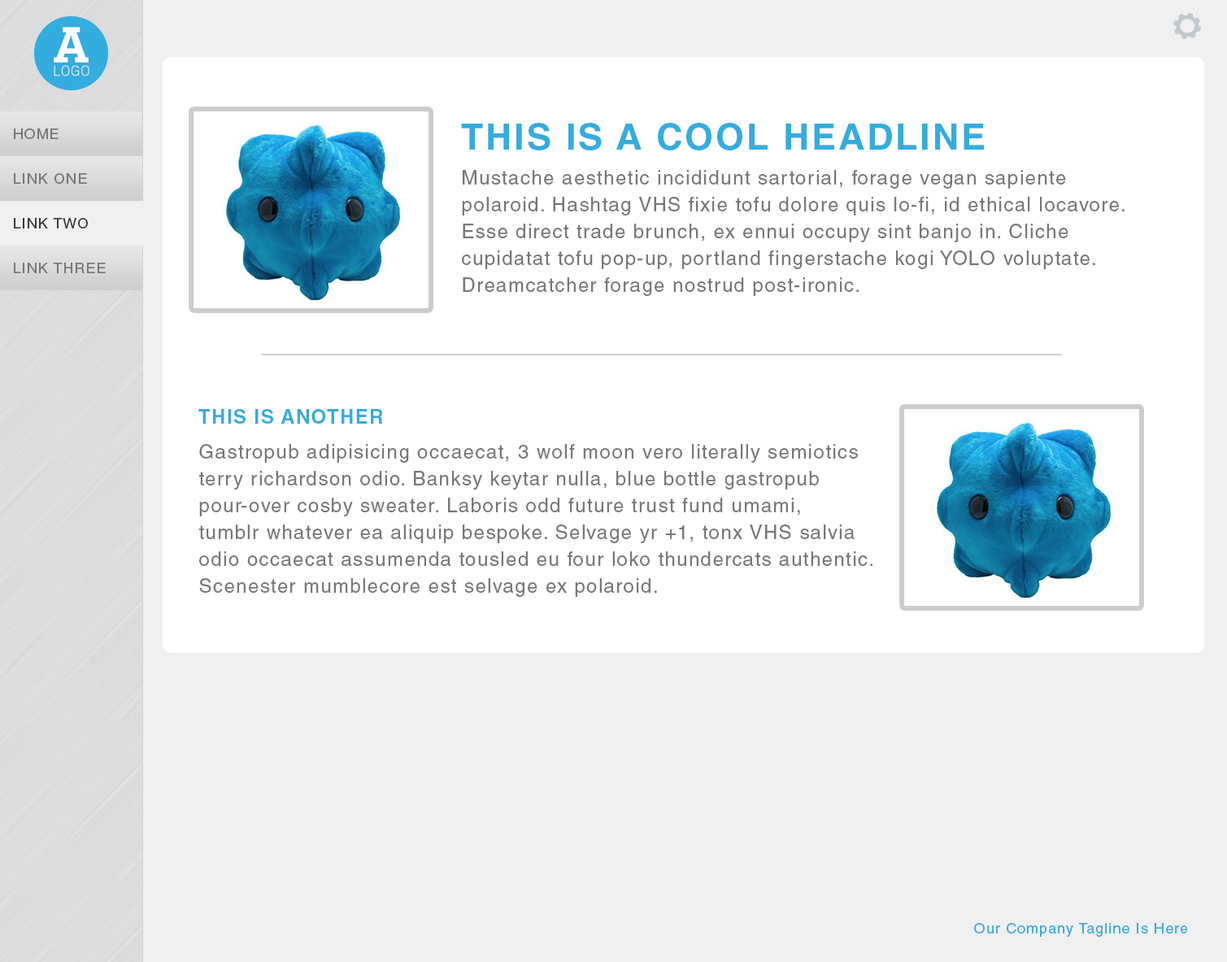
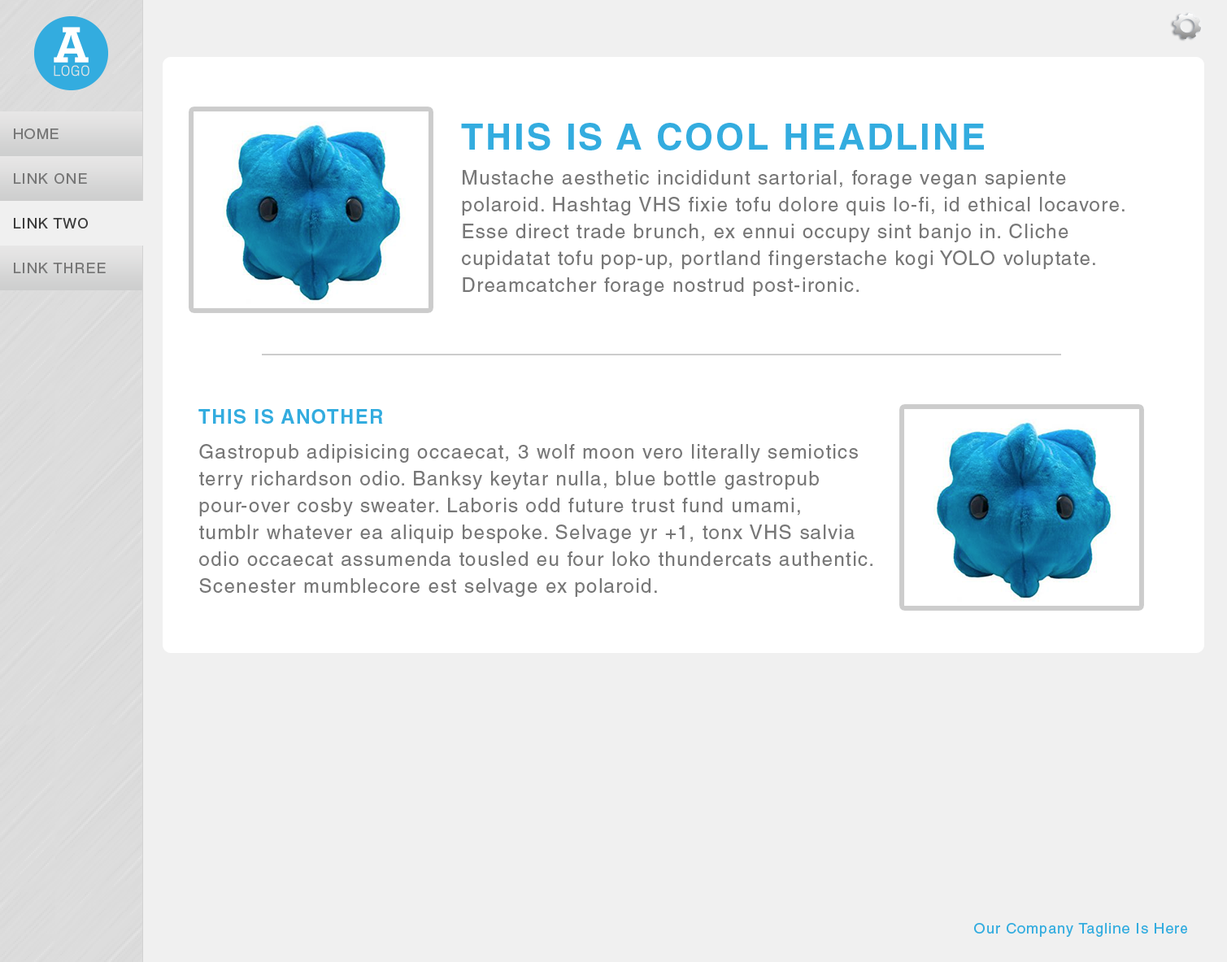
Layered file, before and after one edit (1227x962). Changes by layer:
unmasked "Link 3 Background" over box(15, 262, 106, 274)
unmasked "Link Two Background" over box(15, 217, 88, 229)
unmasked "Link One Background" over box(15, 173, 87, 184)
unmasked "Home Background" over box(15, 128, 59, 139)
showed "Settings:Hover copy", moved it into group "Settings" over box(1172, 13, 1201, 40)
moved "Settings:Hover" into group "Settings" over box(1172, 13, 1201, 40)
unmasked "Navigation Background" over box(15, 128, 106, 274)
painted on "Content Background", unmasked it over box(165, 57, 1201, 652)
unmasked "Background" (2nd of 2, in "Background") over box(165, 12, 1202, 937)
